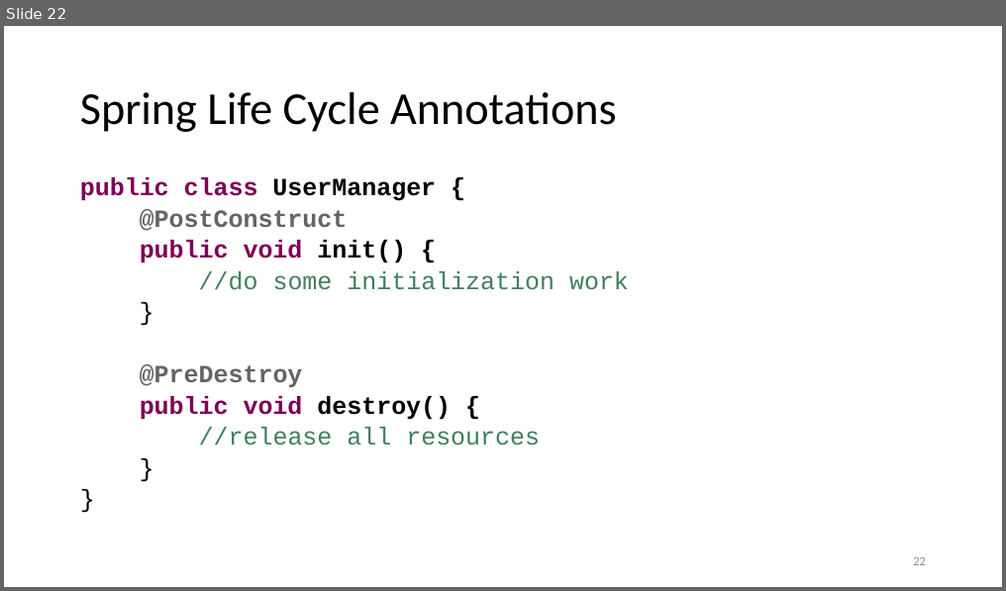
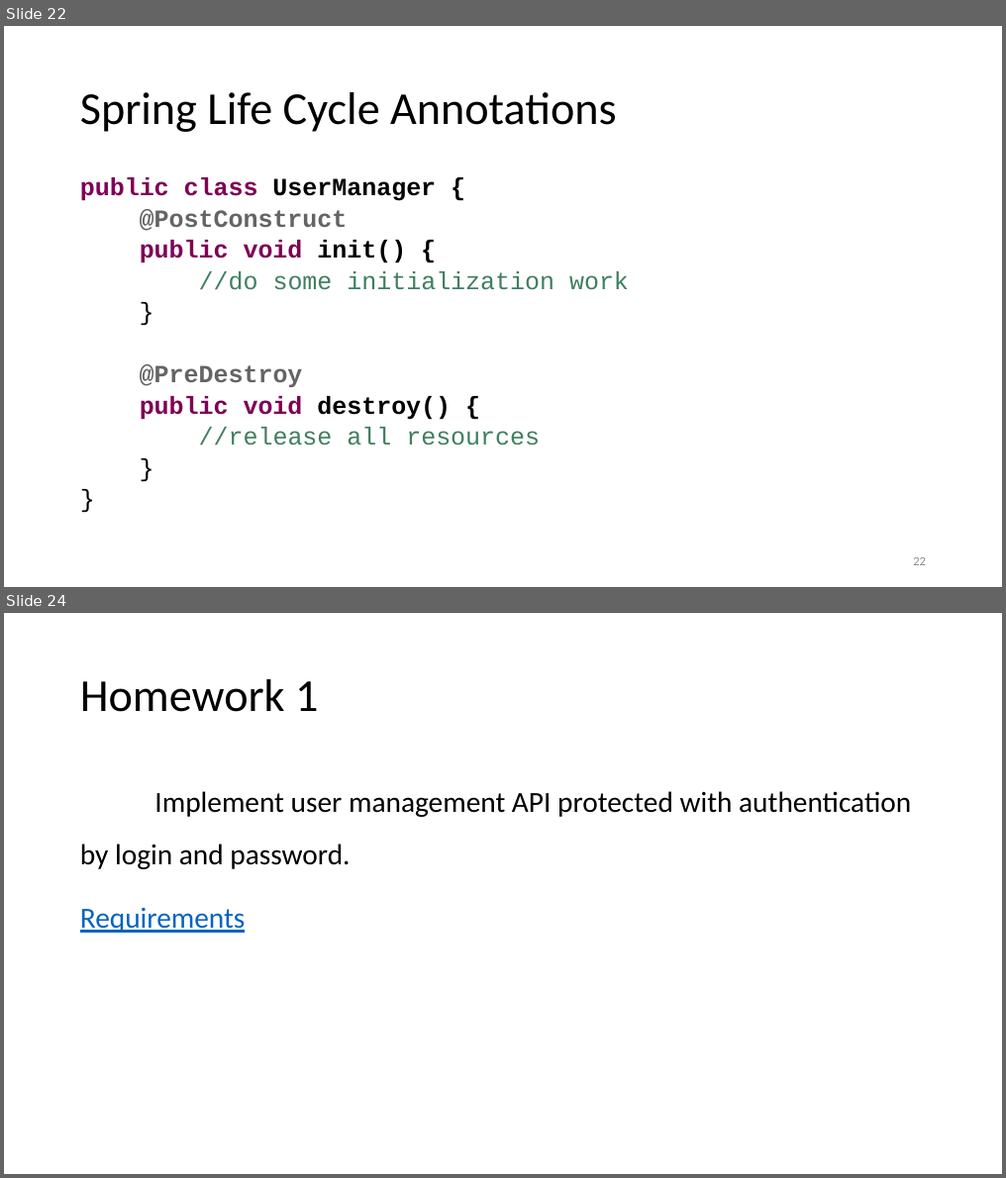
Before and after one commit to brahinets/GeekHub-J4W-8, a slide deck: Lectures/Lesson 15 - Spring Framework.pptx. Shown one above the other, each under a label of ours: slide 22 before the commit, slides 22 and 24 after it; the slides between them are not shown. The pictures are 1006x591 and 1006x1178 pixels, drawn with LibreOffice and Linux fonts; fonts in the diff are those of the drawing. Boxes give left, top, right and bottom in pixels: in the first picture for what was removed or moved away, otherwise in the second. Text is boxed around its words. In the diff, an @@ line names an element or a change of style, - is before the commit and + after.

```diff
--- a/Lectures/Lesson 15 - Spring Framework.pptx
+++ b/Lectures/Lesson 15 - Spring Framework.pptx
@@ slide 24 added at (x1=4, y1=613, x2=1002, y2=1174), background #FFFFFF @@
@@ title added at (x1=80, y1=679, x2=318, y2=712), 44 pt, text #000000 @@
+Homework 1
@@ text added at (x1=80, y1=791, x2=911, y2=933), 28 pt, text #000000 @@
+Implement user management API protected with authentication by login and password.
+Requirements
```
Also in this commit, not shown: 8 slides changed, 1 slide removed.
